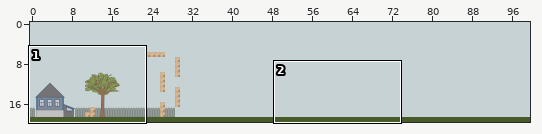
Level history. Tiled map: maps/map.tmx. Above, an overview of the earlier version with the close-up marked.
Close-up. Before:
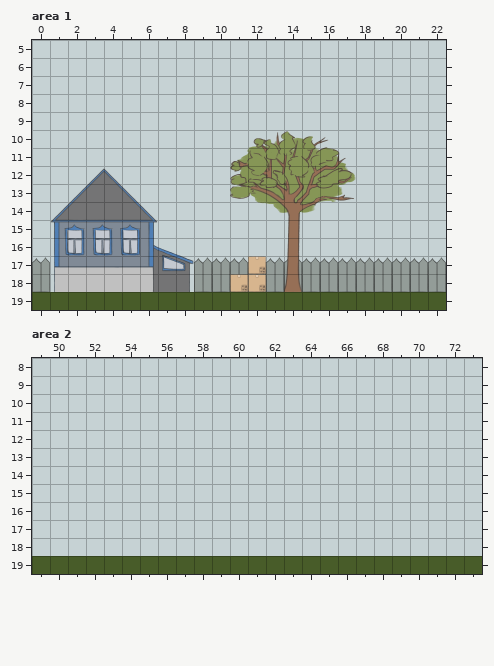
Cells are 200x200 px. Shown: area 1 x 0..22, y 5..19; area 2 x 49..73, y 8..19. The commit also changed other parts of the map, which this record leaves out.
The same view after the edit:
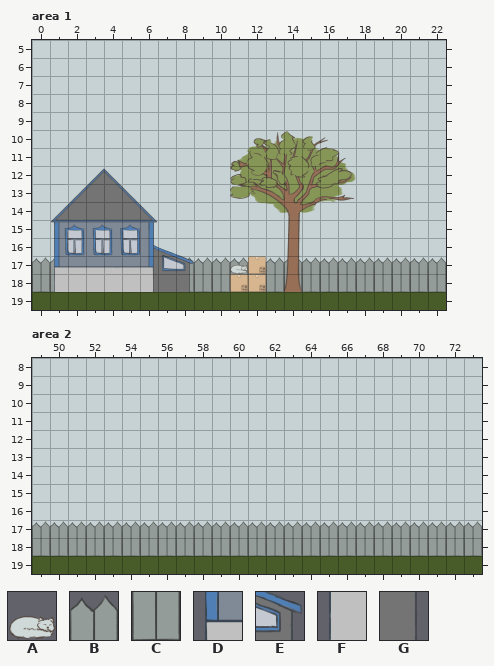
Key: from "tileset": A 0, B 44, C 55, D 110, E 117, F 121, G 128.
_ is an empty cell.
Tiles replaced or removed in this view: D, E, F, G.
Tiles of an added or newly shown layer are drawn over the layers below it.
The author wrote: исправлен немного забор, добавлен слой 'house'
The edit:
Changed rows in their new state; . is an unchanged cell.
Layer "background", area 1:
first column x 1:
17 B......B
18 C......C
Layer "house" (added), area 1:
first column x 1:
17 D......E..A
18 F......G...
Layer "background", area 2:
first column x 49:
17 BBBBBBBBBBBBBBBBBBBBBBBBB
18 CCCCCCCCCCCCCCCCCCCCCCCCC
